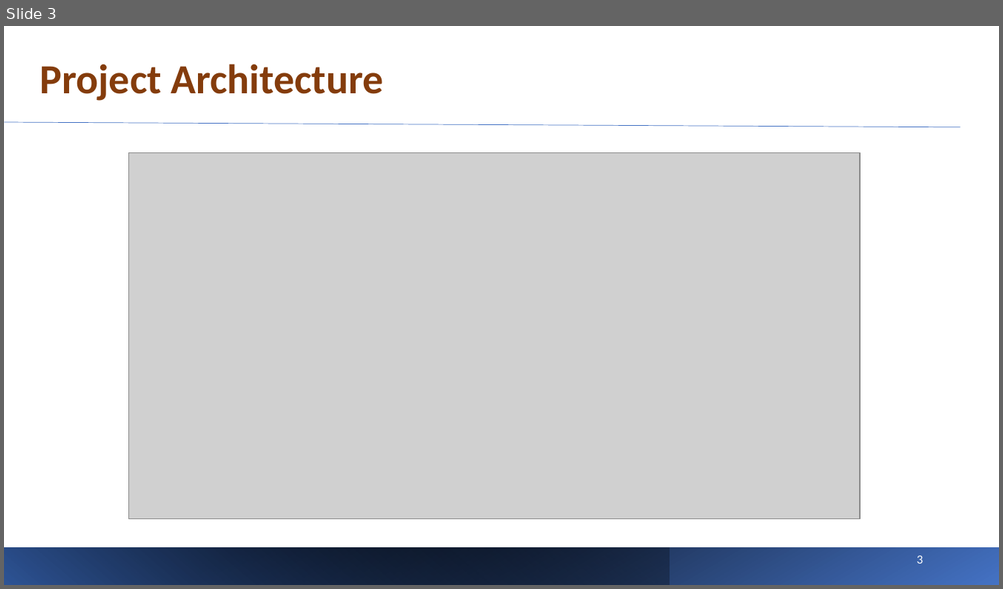
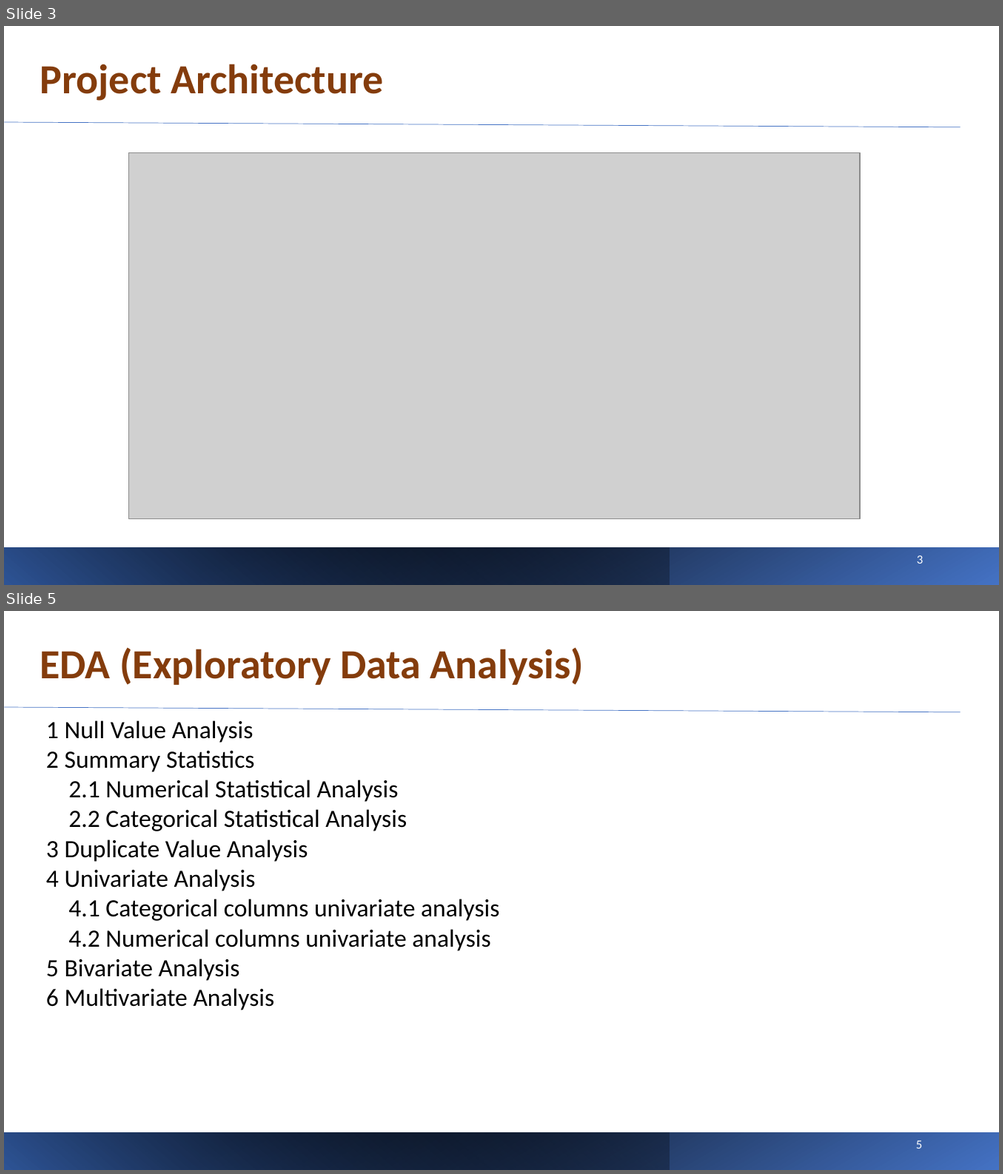
Before and after one commit to Namrata-Patel/AIM-5001, a slide deck: Final_Project/DAM - Final Project Presentation.pptx. Shown one above the other, each under a label of ours: slide 3 before the commit, slides 3 and 5 after it; the slides between them are not shown. The pictures are 1003x589 and 1003x1174 pixels, drawn with LibreOffice and Linux fonts; fonts in the diff are those of the drawing; grey boxes stand for pictures. Boxes give left, top, right and bottom in pixels: in the first picture for what was removed or moved away, otherwise in the second. Text is boxed around its words. In the diff, an @@ line names an element or a change of style, - is before the commit and + after.

```diff
--- a/Final_Project/DAM - Final Project Presentation.pptx
+++ b/Final_Project/DAM - Final Project Presentation.pptx
@@ slide 5 added at bbox=[4, 611, 999, 1170], background #FFFFFF @@
@@ text added at bbox=[40, 647, 583, 685], 40 pt, text #843C0C, bold @@
+EDA (Exploratory Data Analysis)
@@ line added from (5, 707) to (960, 712), #4472C4 0.5 pt @@
@@ text added at bbox=[46, 721, 499, 1011], 24 pt, text #000000 @@
+1 Null Value Analysis
+2 Summary Statistics
+2.1 Numerical Statistical Analysis
+2.2 Categorical Statistical Analysis
+3 Duplicate Value Analysis
+4 Univariate Analysis
+4.1 Categorical columns univariate analysis
+4.2 Numerical columns univariate analysis
+5 Bivariate Analysis
+6 Multivariate Analysis
@@ rectangle added at bbox=[4, 1133, 999, 1170], fill gradient #4472C4 to #000000 @@
@@ rectangle added at bbox=[4, 1133, 669, 1170], fill gradient #000000 to #2F5597 @@
@@ text added at bbox=[916, 1141, 922, 1149], 12 pt, text #FFFFFF @@
+5
```
Also in this commit, not shown: 20 slides changed.
